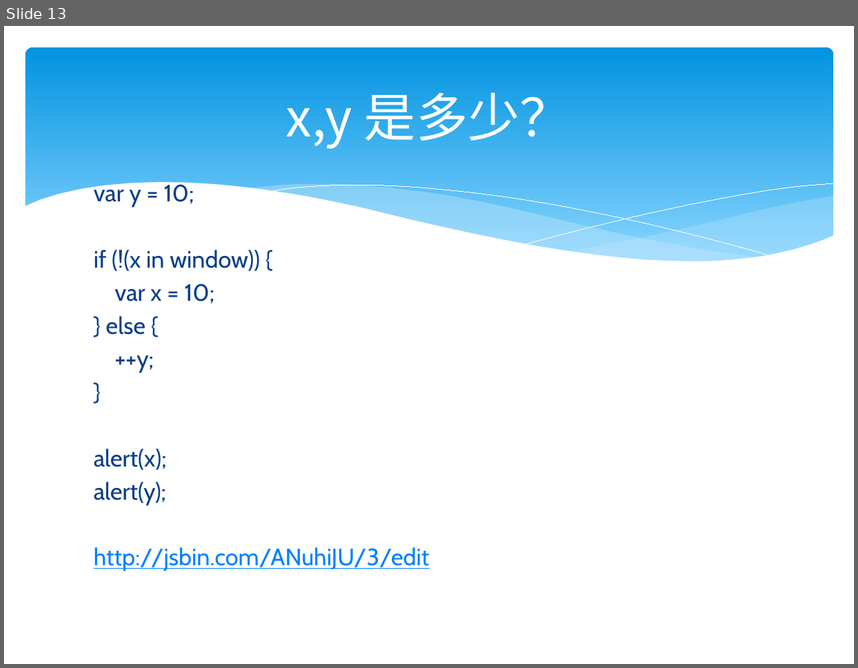
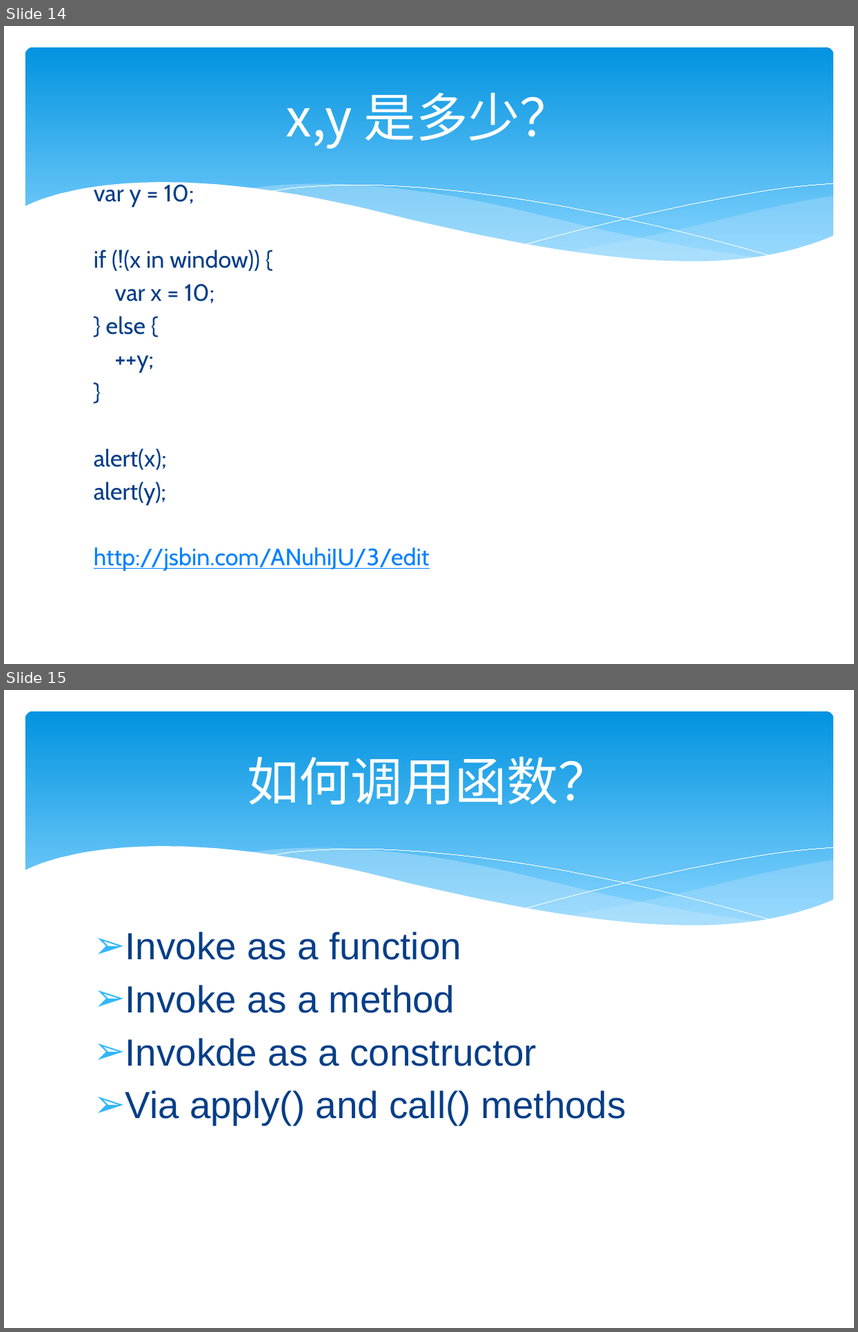
Before and after one commit to zjumty/jsfunc_training, a slide deck: JavaScriptFunctionObject.pptx. Shown one above the other, each under a label of ours: slide 13 before the commit, slides 14 and 15 after it. The pictures are 858x668 and 858x1332 pixels, drawn with LibreOffice and Linux fonts; fonts in the diff are those of the drawing. Boxes give left, top, right and bottom in pixels: in the first picture for what was removed or moved away, otherwise in the second. Text is boxed around its words. In the diff, an @@ line names an element or a change of style, - is before the commit and + after.

Commit message:
function invocation

```diff
--- a/JavaScriptFunctionObject.pptx
+++ b/JavaScriptFunctionObject.pptx
@@ slide 15 added at [4,690,854,1328], background #FFFFFF; not listed: 6 template elements that a slide beside it also shows @@
@@ title added at [247,756,611,805], 44 pt, text #FFFFFF @@
+如何调用函数？
@@ text added at [125,931,626,1125], 32 pt, text #073E87 @@
+➢ Invoke as a function
+➢ Invoke as a method
+➢ Invokde as a constructor
+➢ Via apply() and call() methods
@@ what was slide 13 is now slide 14 @@
```
Also in this commit, not shown: 7 other slides added, 2 other files.
